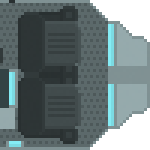
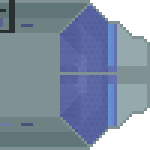
Two versions of the same layered image (150x150). Layer-by-layer changes:
added layer "Layer 1" (65%) above "Roof" over [left=0, top=6, right=117, bottom=144]
added layer "Roof" above "Engineer Seat" over [left=0, top=3, right=117, bottom=147]
